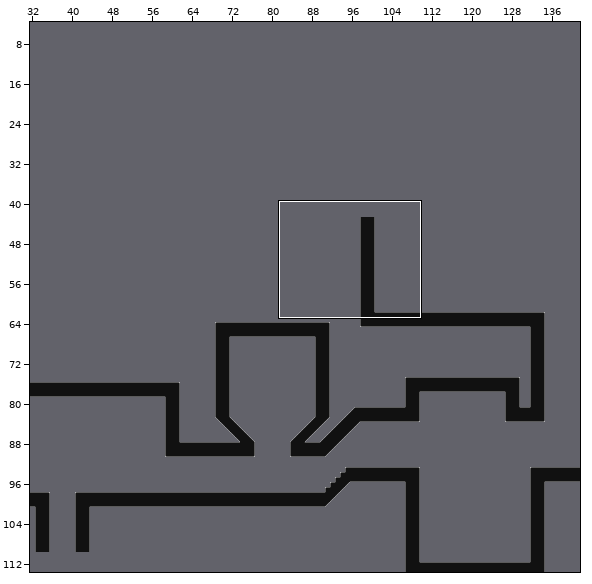
Two states of a Tiled map, core/assets/Maps/derelict2.tmx. The picture above shows the old version from afar; the outline marks the close-up.
Close-up. First the earlier version:
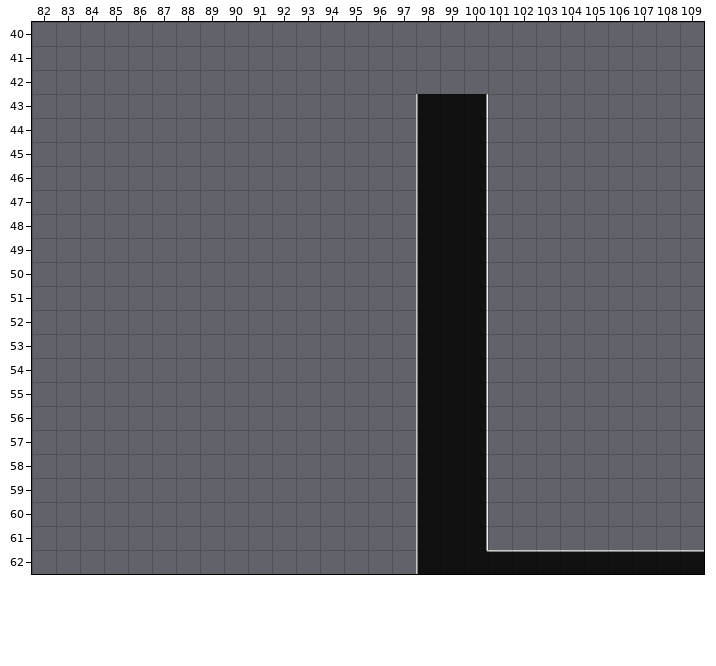
Cells are 32x32 px. Shown: x 82..109, y 40..62. The commit also changed other parts of the map, which this record leaves out. The old version is drawn lined up with the new one.
After the commit:
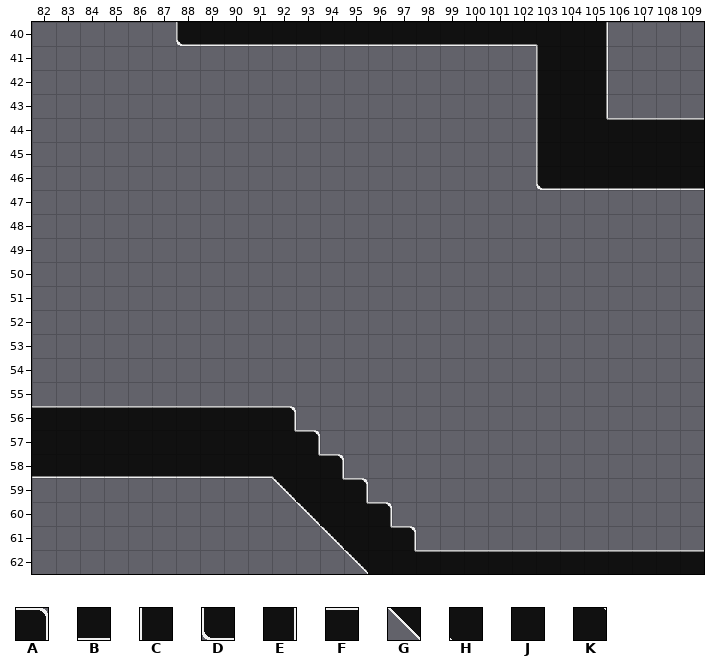
Key: from "tileset_0": A 1, B 2, C 3, D 6, E 8, F 9, G 10, H 13, J 14, K 18.
_ is an empty cell, . an unchanged one.
Change:
map size 180x120 -> 200x120 cells (old content now starts at 20,0; both pictures use the new coordinates)
--- layer "Tile Layer 1"
@@ x 82..109 @@
-40 ......__________________....
-41 .....................___....
-42 .....................___....
-43 ................CJE..___....
-44 ................CJE.._______
-45 ................CJE.._______
-46 ................CJE.._______
-47 ................CJE.........
-48 ................CJE.........
-49 ................CJE.........
-50 ................CJE.........
-51 ................CJE.........
-52 ................CJE.........
-53 ................CJE.........
-54 ................CJE.........
-55 ................CJE.........
-56 ___________.....CJE.........
-57 ____________....CJE.........
-58 _____________...CJE.........
-59 ..........____..CJE.........
-60 ...........____.CJE.........
-61 ............____CJE.........
-62 .............___CJK.........
+40 ......DBBBBBBBBBBBBBBHJE....
+41 .....................CJE....
+42 .....................CJE....
+43 ................___..CJE....
+44 ................___..CJKFFFF
+45 ................___..CJJJJJJ
+46 ................___..DBBBBBB
+47 ................___.........
+48 ................___.........
+49 ................___.........
+50 ................___.........
+51 ................___.........
+52 ................___.........
+53 ................___.........
+54 ................___.........
+55 ................___.........
+56 FFFFFFFFFFA.....___.........
+57 JJJJJJJJJJKA....___.........
+58 BBBBBBBBBBHKA...___.........
+59 ..........GJKA..___.........
+60 ...........GJKA.___.........
+61 ............GJKA___.........
+62 .............GJKFFF.........
Where, in picture pixels (left, top, right, bottom), the same in both close-ups:
changed: (32, 22, 704, 574)
